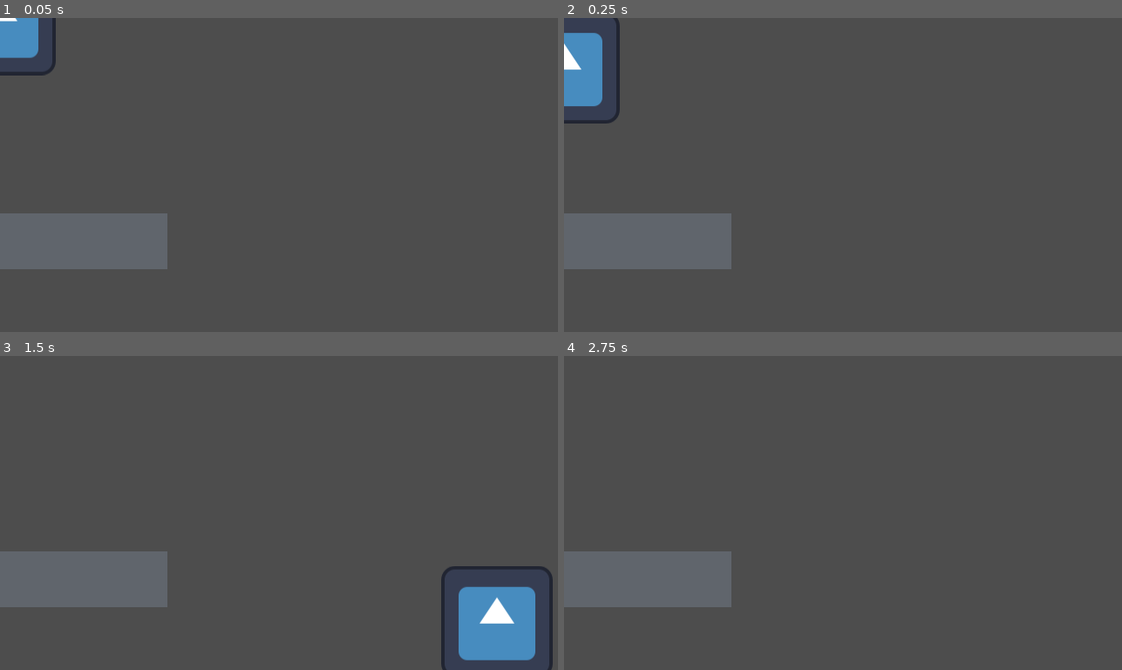
Above: before the commit, frames 1-4 (two rows, left to right).
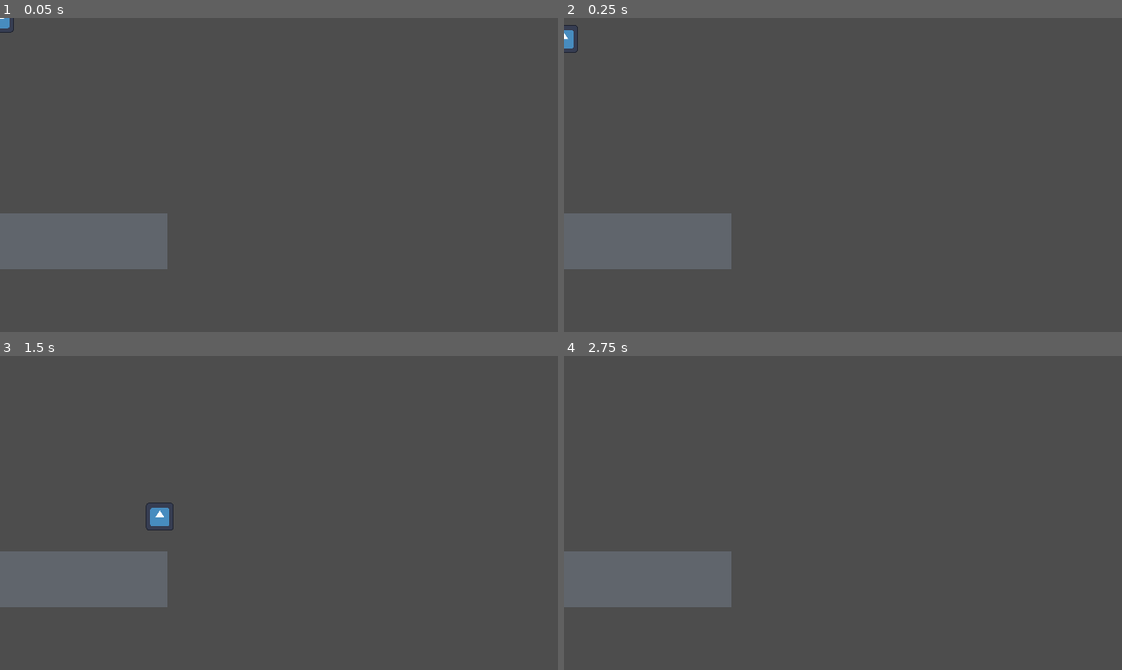
Above: after the commit, the same moments.

Repository: Borrow-Game/game-godot
Game: Godot game, scene res://physics_sample_scene.tscn
Same seed, same stepped clock (60 frames per second), same inputs: the game is played once before the commit and once after it. The project has no main scene, so this scene is started directly. The engine's default icon, where the game draws it, is replaced by a stand-in: a white triangle on a blue panel in a dark square.
Inputs:
- Up to frame 1 (0.05 s): no input
- Up to frame 2 (0.25 s): no input
- Up to frame 3 (1.5 s): tap Enter (ui_accept) at 0.5, 0.77 s; hold Right (ui_right) from 0.53 s (still down)
- Up to frame 4 (2.75 s): tap Enter (ui_accept) at 1.52 s; release Right (ui_right) at 2.03 s; hold Left (ui_left) from 2.03 s (still down)

The runs differ from the first frame. In frame 1, 1.1% of the frame differs, in the area x 0-10%, y 0-19%; in frame 2, 1.9%; in frame 3, 4.1%, in the area x 26-100%, y 46-100%; in frame 4, nothing differs.

Commit message:
tweaked movement

Diff:
--- a/player_character.gd
+++ b/player_character.gd
@@ -1,9 +1,9 @@
 extends CharacterBody2D
 
 
-@export var SPEED = 300.0
-@export var JUMP_VELOCITY = -400.0
-
+@export var SPEED = 100.0
+@export var JUMP_VELOCITY = -240.0 /1.5
+var x_acceleration = 40
 
 func _physics_process(delta: float) -> void:
 
@@ -17,8 +17,8 @@
 
 	var direction := Input.get_axis("ui_left", "ui_right")
 	if direction:
-		velocity.x = direction * SPEED
+		velocity.x = move_toward(velocity.x, direction * SPEED, x_acceleration / 2)
 	else:
-		velocity.x = move_toward(velocity.x, 0, SPEED)
+		velocity.x = move_toward(velocity.x , 0, x_acceleration)
 
 	move_and_slide()
--- a/player_character.tscn
+++ b/player_character.tscn
@@ -4,13 +4,13 @@
 [ext_resource type="Script" path="res://player_character.gd" id="1_nvmt7"]
 
 [sub_resource type="RectangleShape2D" id="RectangleShape2D_n2oq8"]
-size = Vector2(64, 64)
+size = Vector2(16, 16)
 
 [node name="player_character" type="CharacterBody2D"]
 script = ExtResource("1_nvmt7")
 
 [node name="character_texture" type="Sprite2D" parent="."]
-scale = Vector2(0.5, 0.5)
+scale = Vector2(0.125, 0.125)
 texture = ExtResource("1_dqq6q")
 
 [node name="character_collision" type="CollisionShape2D" parent="."]
--- a/project.godot
+++ b/project.godot
@@ -19,3 +19,7 @@
 window/size/viewport_width=320
 window/size/viewport_height=180
 window/stretch/mode="canvas_items"
+
+[physics]
+
+2d/default_gravity=410.0
